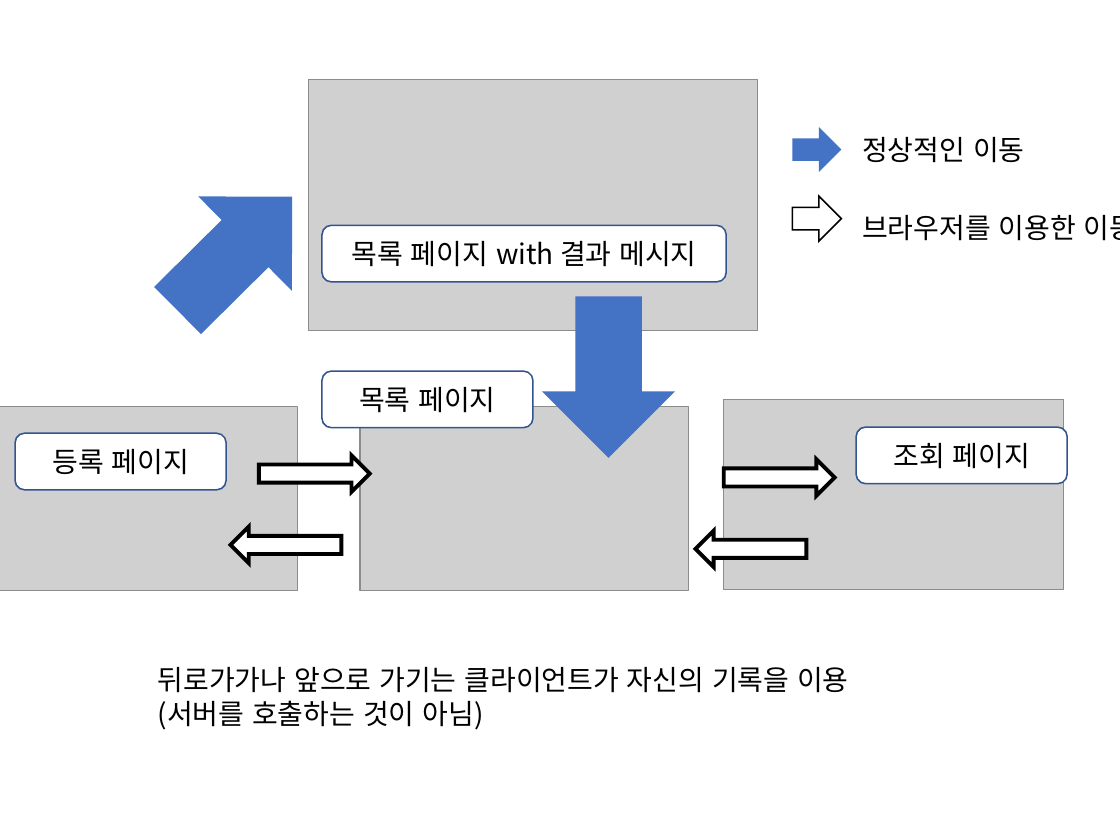
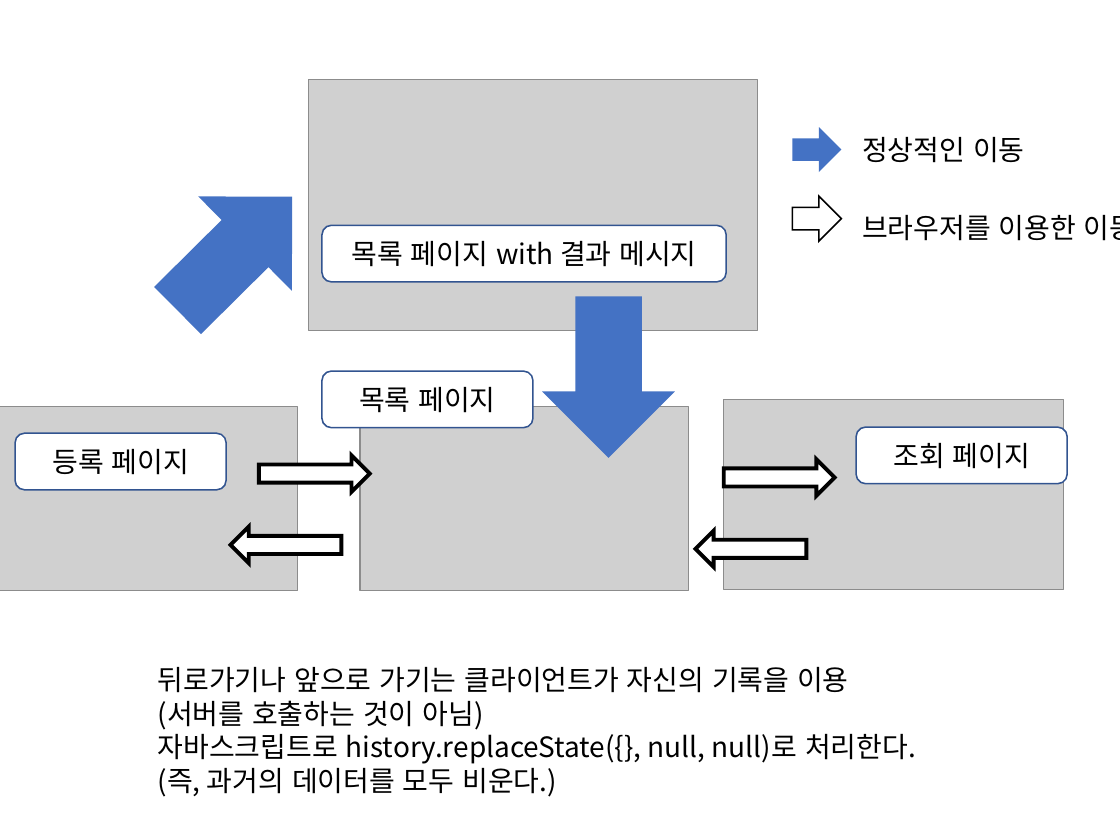
Before and after one commit to itrecipe/Web_Study_ez, a slide deck: slide 76 of spring - 학습자료/PART3.pptx. Drawn at 1120x840 pixels with LibreOffice and Linux fonts; fonts in the diff are those of the drawing; grey boxes stand for pictures. Boxes give left, top, right and bottom in pixels: in the first picture for what was removed or moved away, otherwise in the second. Text is boxed around its words. In the diff, an @@ line names an element or a change of style, - is before the commit and + after.

```diff
--- a/spring - 학습자료/PART3.pptx
+++ b/spring - 학습자료/PART3.pptx
@@ text at box(158, 667, 916, 797): text changed @@
-뒤로가가나 앞으로 가기는 클라이언트가 자신의 기록을 이용
-(서버를 호출하는 것이 아님)
+뒤로가기나 앞으로 가기는 클라이언트가 자신의 기록을 이용
+(서버를 호출하는 것이 아님)
+자바스크립트로 history.replaceState({}, null, null)로 처리한다.
+(즉, 과거의 데이터를 모두 비운다.)
```
Also in this commit, not shown: 2 other slides changed.
